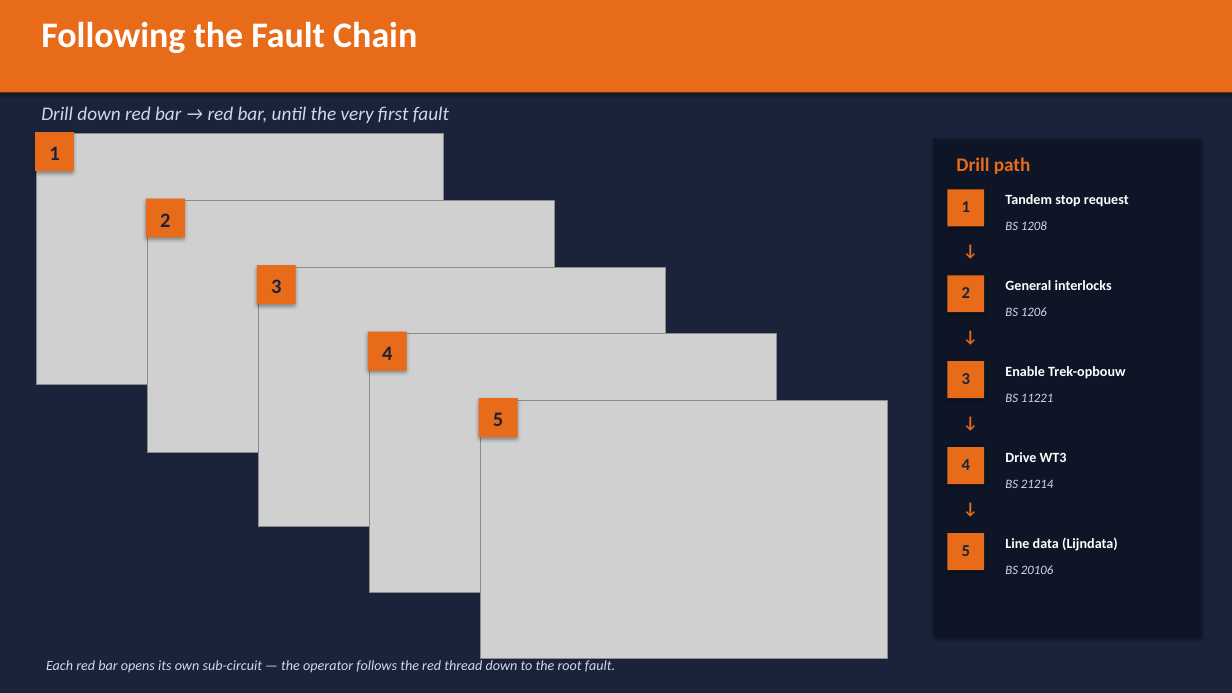
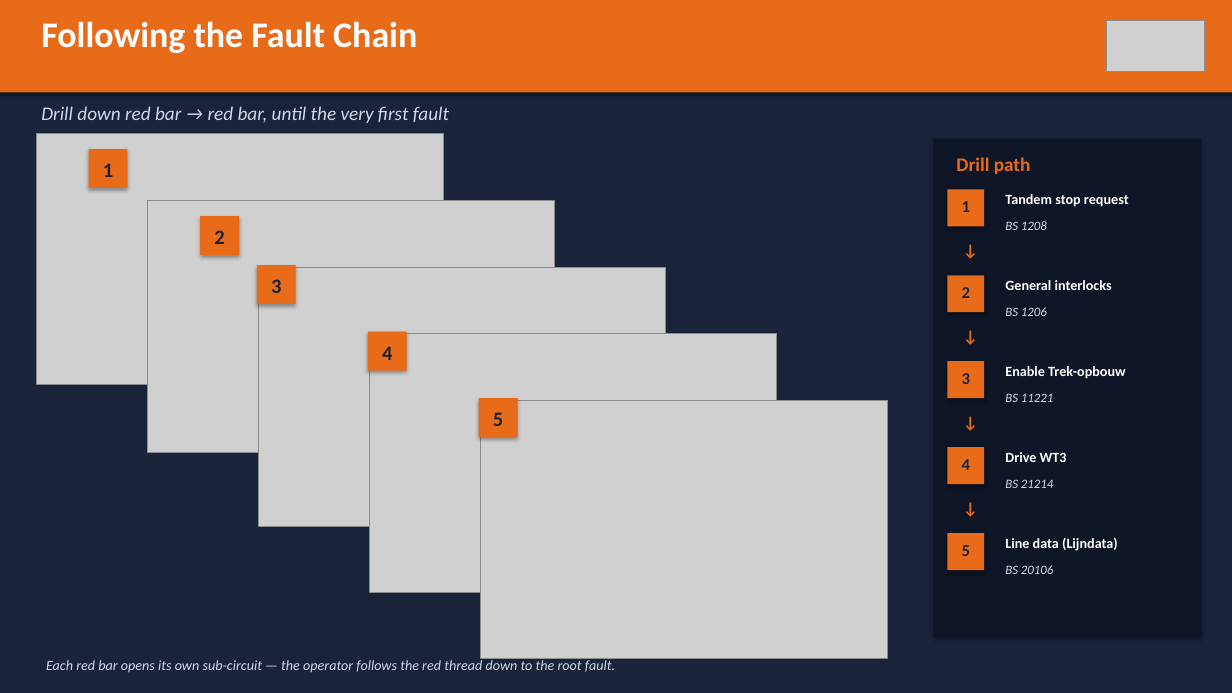
Before and after one commit to bucofski/First_Faults_GUI, a slide deck: slide 7 of presentations/FirstFaults_Presentation.pptx (slide 6 before the commit). Drawn at 1232x693 pixels with LibreOffice and Linux fonts; fonts in the diff are those of the drawing; grey boxes stand for pictures. Boxes give left, top, right and bottom in pixels: in the first picture for what was removed or moved away, otherwise in the second. Text is boxed around its words. In the diff, an @@ line names an element or a change of style, - is before the commit and + after.

```diff
--- a/presentations/FirstFaults_Presentation.pptx
+++ b/presentations/FirstFaults_Presentation.pptx
@@ picture added at <box>1106,20,1204,71</box> @@
@@ 2 rectangles, 1 text: place and size @@
-2 rectangles, 1 text at <box>35,132,185,238</box>
+2 rectangles, 1 text at <box>89,149,239,255</box>
@@ text "2": place and size @@
-text "2" at <box>160,213,170,227</box>
+text "2" at <box>214,230,224,244</box>
```
Also in this commit, not shown: 13 other slides changed, 1 slide added, 4 other files.
